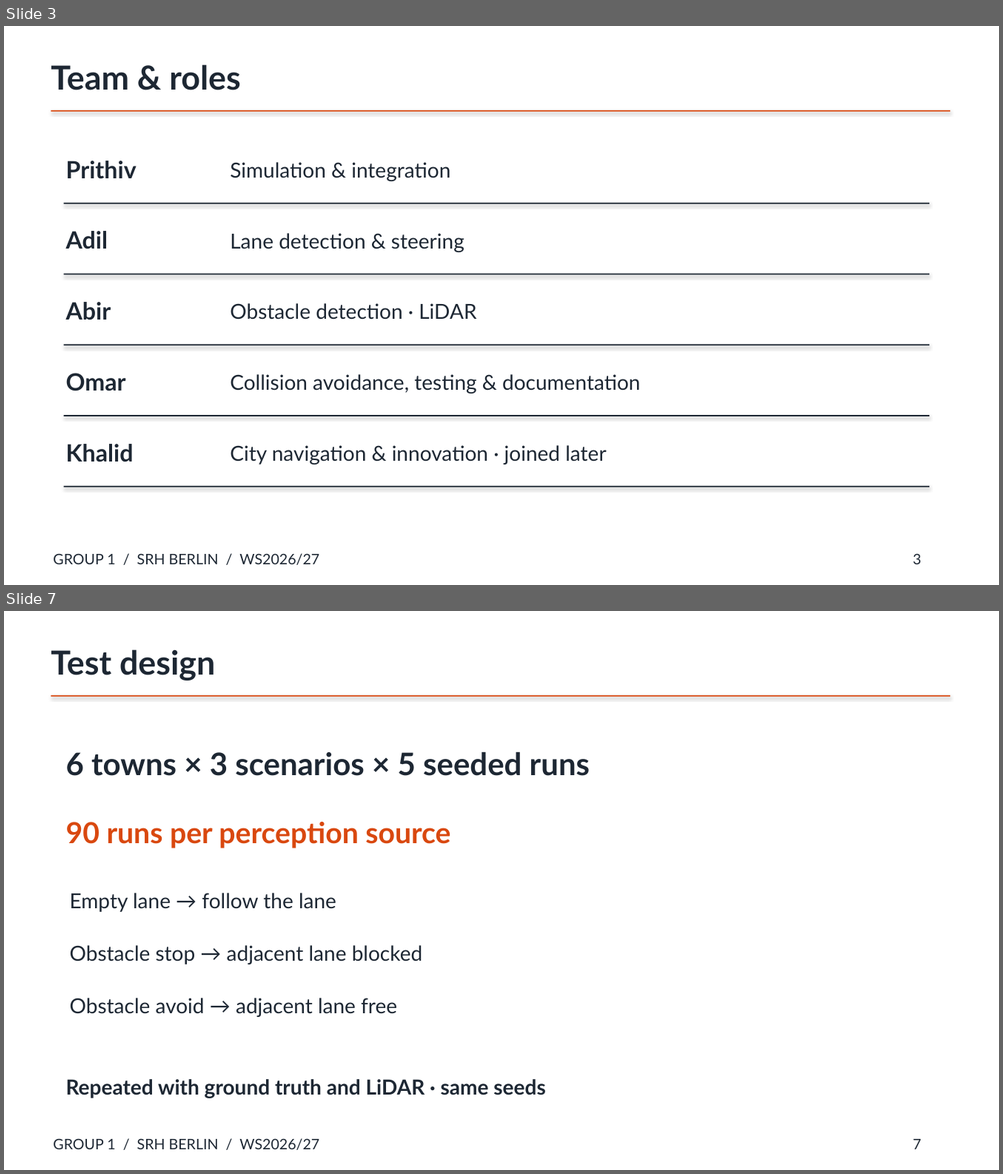
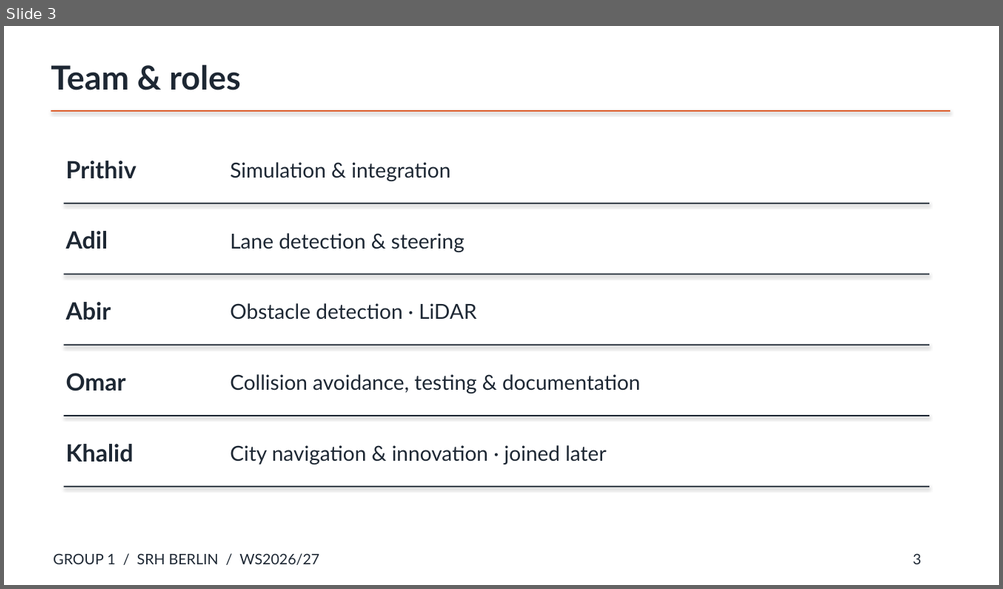
Before and after one commit to auto-m8te/carla-av-group1, a slide deck: report/Group1_Presentation.pptx. Shown one above the other, each under a label of ours: slides 3 and 7 before the commit, slide 3 after it; the slides between them are not shown. The pictures are 1003x1174 and 1003x589 pixels, drawn with LibreOffice and Linux fonts; fonts in the diff are those of the drawing. Boxes give left, top, right and bottom in pixels: in the first picture for what was removed or moved away, otherwise in the second. Text is boxed around its words. In the diff, an @@ line names an element or a change of style, - is before the commit and + after.

```diff
--- a/report/Group1_Presentation.pptx
+++ b/report/Group1_Presentation.pptx
@@ slide 7 removed at (4, 611, 999, 1170), background #FFFFFF @@
@@ text removed at (51, 649, 215, 681) @@
-Test design
@@ rectangle removed at (51, 695, 950, 697) @@
@@ text removed at (66, 752, 589, 776) @@
-6 towns × 3 scenarios × 5 seeded runs
@@ text removed at (66, 822, 450, 849) @@
-90 runs per perception source
@@ text removed at (70, 893, 336, 912) @@
-Empty lane → follow the lane
@@ text removed at (70, 945, 423, 965) @@
-Obstacle stop → adjacent lane blocked
@@ text removed at (70, 998, 397, 1017) @@
-Obstacle avoid → adjacent lane free
@@ text removed at (66, 1079, 545, 1099) @@
-Repeated with ground truth and LiDAR · same seeds
@@ text removed at (53, 1139, 319, 1150) @@
-GROUP 1 / SRH BERLIN / WS2026/27
@@ text removed at (913, 1139, 921, 1150) @@
-7
```
Also in this commit, not shown: 4 slides changed, 7 slides added, 4 other slides removed, 16 other files.
